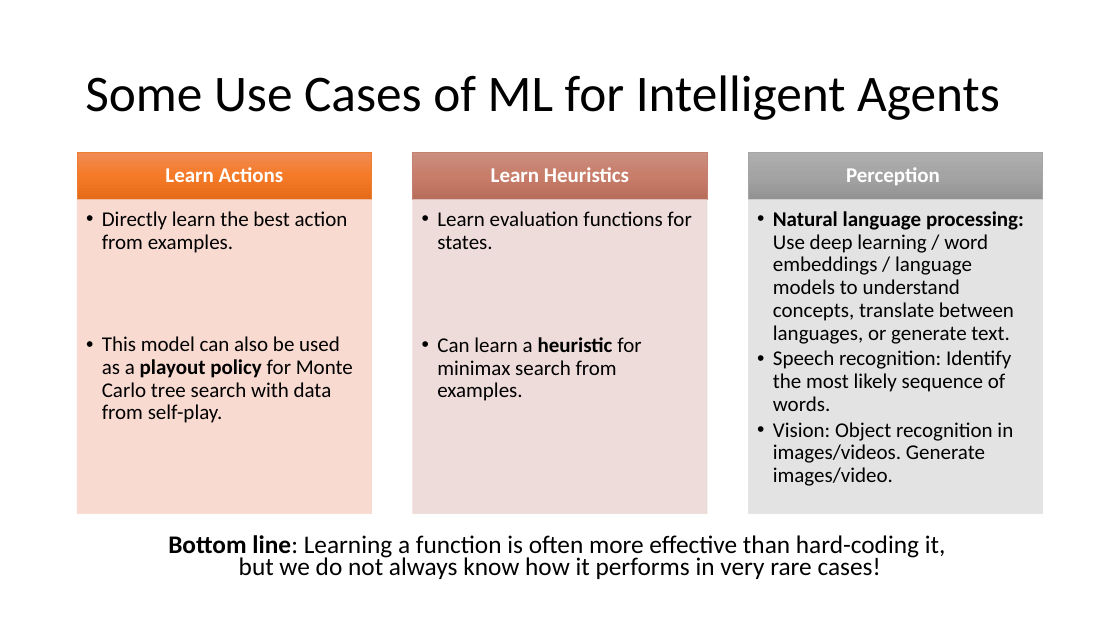
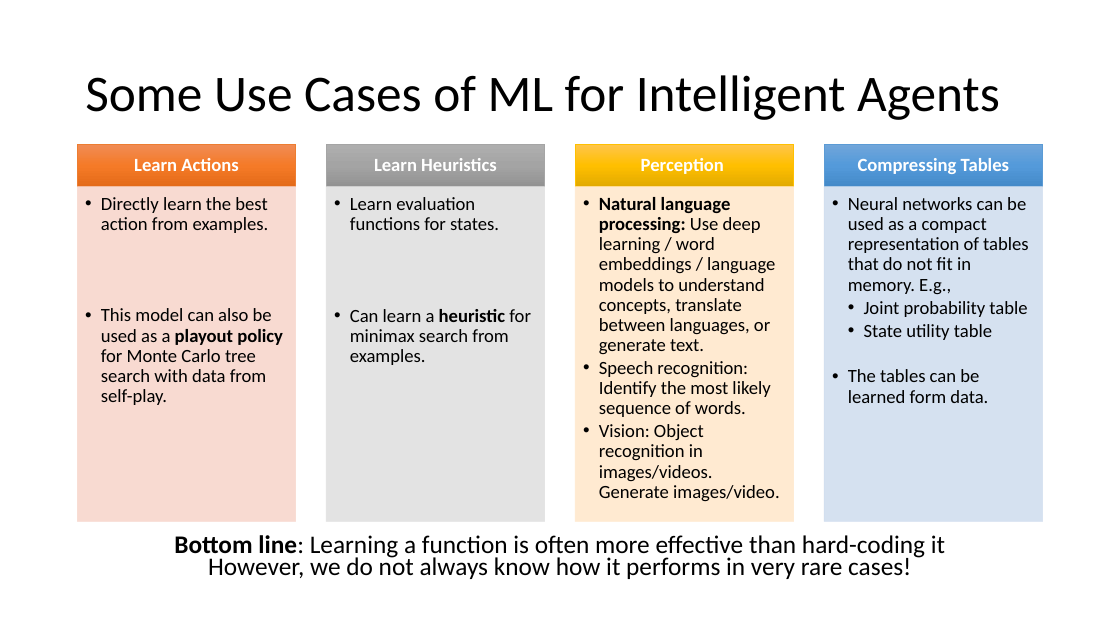
Before and after one commit to mhahsler/CS7320-AI, a slide deck: slide 31 of slides/19_ML_intro.pptx. Drawn at 1120x630 pixels with LibreOffice and Linux fonts; fonts in the diff are those of the drawing. Boxes give left, top, right and bottom in pixels: in the first picture for what was removed or moved away, otherwise in the second. Text is boxed around its words. In the diff, an @@ line names an element or a change of style, - is before the commit and + after.

```diff
--- a/slides/19_ML_intro.pptx
+++ b/slides/19_ML_intro.pptx
@@ text "Learn Actions": place and size @@
-text "Learn Actions" at [165,167,284,182]
+text "Learn Actions" at [134,158,238,171]
@@ rectangle: place and size @@
-rectangle at [77,152,371,200]
+rectangle at [77,145,296,187]
@@ text "Learn Heuristics": place and size @@
-text "Learn Heuristics" at [491,167,629,182]
+text "Learn Heuristics" at [374,158,497,171]
@@ size 18 to 16 pt in 6 elements at [101,197,283,405], [134,158,238,171], [350,197,531,365], [374,158,497,171], [599,197,780,502], [641,158,724,174] @@
@@ text "Perception": place and size @@
-text "Perception" at [846,167,940,185]
+text "Perception" at [641,158,724,174]
@@ rectangle: place and size @@
-rectangle at [749,152,1043,200]
+rectangle at [824,145,1043,187]
@@ rectangle at [824,145,1043,187]: fill gradient #AFAFAF to #A5A5A5 to #939393 to gradient #71A6DB to #559BDB to #448ACA; outline #A5A5A5 0.5 pt to #5B9BD5 0.5 pt @@
@@ rectangle removed at [413,152,707,200] @@
@@ text "Directly learn the best action ...": place and size @@
-text "Directly learn the best action ..." at [102,211,353,423]
+text "Directly learn the best action ..." at [101,197,283,405]
@@ rectangle: place and size @@
-rectangle at [77,200,371,514]
+rectangle at [77,187,296,522]
@@ text "Learn evaluation functions for states.": place and size @@
-text "Learn evaluation functions for states." at [437,211,691,401]
+text "Learn evaluation functions for states." at [350,197,531,365]
@@ rectangle: place and size @@
-rectangle at [413,200,707,514]
+rectangle at [326,187,544,522]
@@ rectangle at [326,187,544,522]: fill #EDD9D7 at 90% opacity to #E1E1E1 at 90% opacity; outline #EDD9D7 0.5 pt to #E1E1E1 0.5 pt @@
@@ text "Natural language processing: Use deep ...": place and size @@
-text "Natural language processing: Use deep ..." at [773,211,1024,486]
+text "Natural language processing: Use deep ..." at [599,197,780,502]
@@ rectangle: place and size @@
-rectangle at [749,200,1043,514]
+rectangle at [824,187,1043,522]
@@ rectangle at [824,187,1043,522]: fill #E1E1E1 at 90% opacity to #D2DEEF at 90% opacity; outline #E1E1E1 0.5 pt to #D2DEEF 0.5 pt @@
@@ group added at [326,145,1028,522]: 3 rectangles, 2 texts @@
+Compressing Tables
+  • Neural networks can be used as a compact representation of tables that do not fit in memory. E.g.,
+    • Joint probability table
+    • State utility table
+  • The tables can be learned form data.
@@ text at [174,535,945,579]: text changed @@
-Bottom line: Learning a function is often more effective than hard-coding it,
-but we do not always know how it performs in very rare cases!
+Bottom line: Learning a function is often more effective than hard-coding it
+However, we do not always know how it performs in very rare cases!
```
Also in this commit, not shown: 1 other slide changed, 4 other files.
